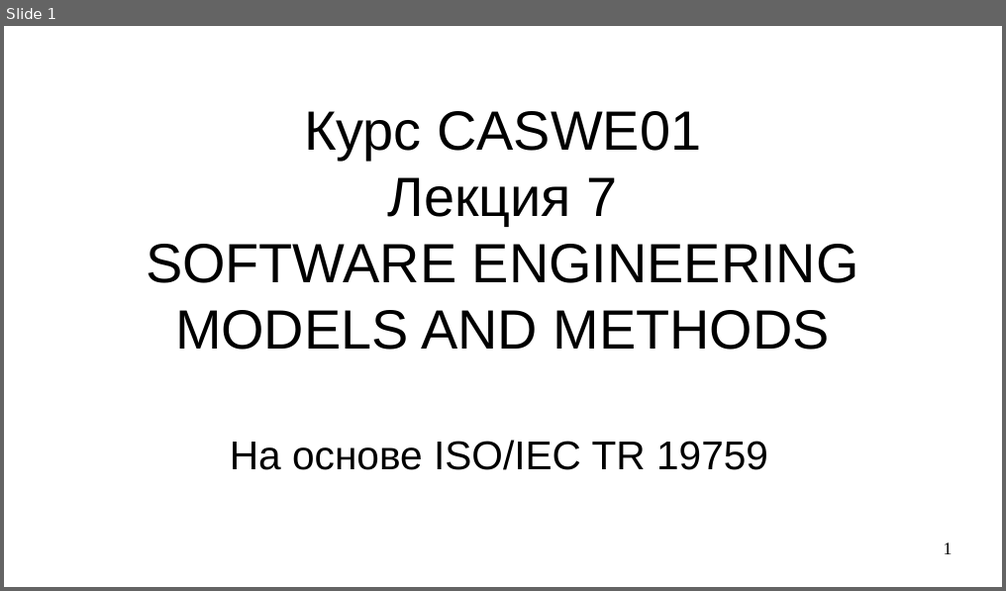
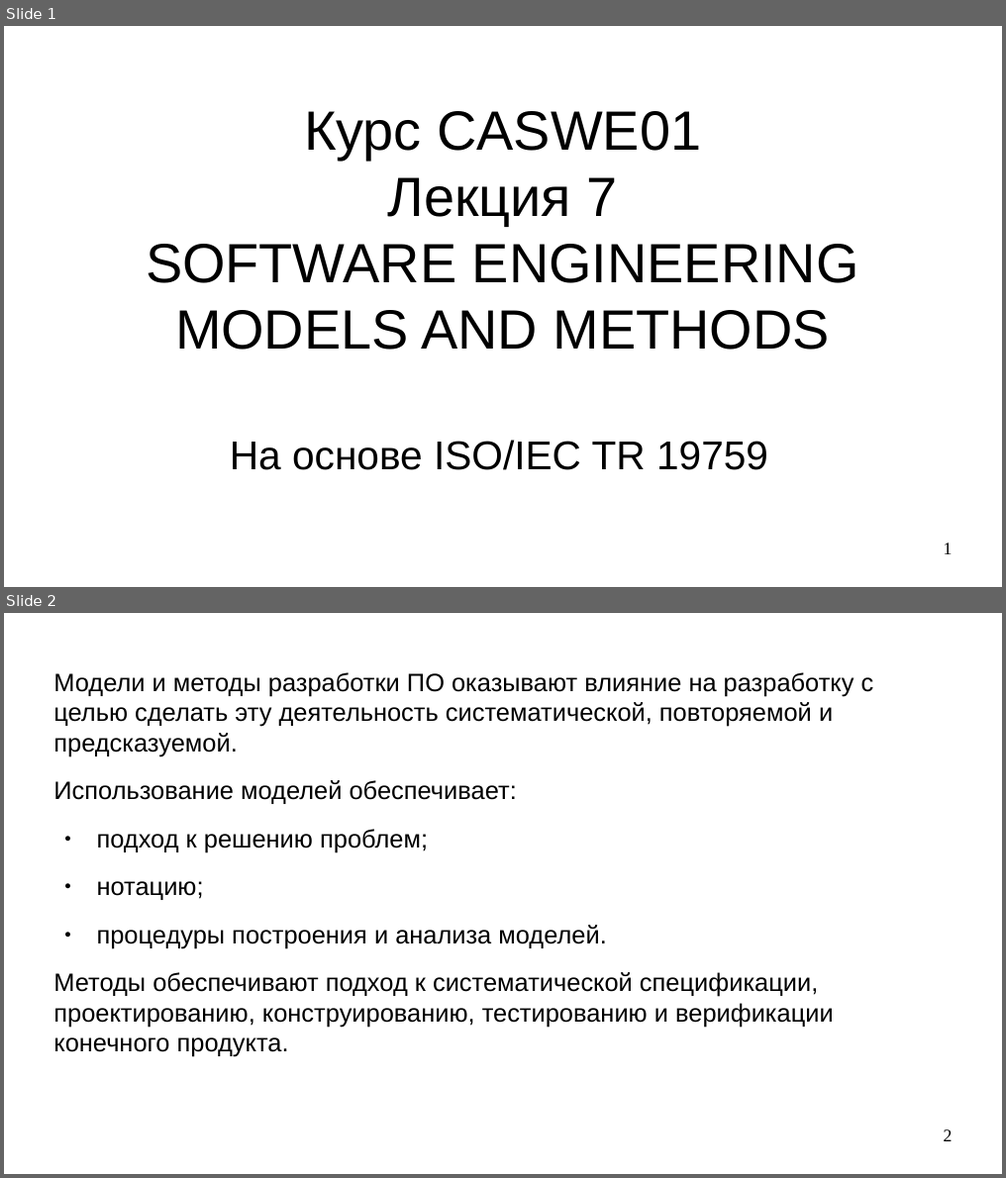
Before and after one commit to steelcraft/stud-lab, a slide deck: Лекции/CASWE01#L7.odp. Shown one above the other, each under a label of ours: slide 1 before the commit, slides 1 and 2 after it. The pictures are 1006x591 and 1006x1178 pixels, drawn with LibreOffice and Linux fonts; fonts in the diff are those of the drawing. Boxes give left, top, right and bottom in pixels: in the first picture for what was removed or moved away, otherwise in the second. Text is boxed around its words. In the diff, an @@ line names an element or a change of style, - is before the commit and + after.

Commit message:
Добавлено введение

```diff
--- a/Лекции/CASWE01#L7.odp
+++ b/Лекции/CASWE01#L7.odp
@@ slide 2 added at (4, 613, 1002, 1174), background #FFFFFF @@
@@ text added at (54, 672, 874, 1058), 20 pt, text #000000 @@
+Модели и методы разработки ПО оказывают влияние на разработку с целью сделать эту деятельность систематической, повторяемой и предсказуемой.
+Использование моделей обеспечивает:
+● подход к решению проблем;
+● нотацию;
+● процедуры построения и анализа моделей.
+Методы обеспечивают подход к систематической спецификации, проектированию, конструированию, тестированию и верификации конечного продукта.
@@ page number added at (944, 1130, 952, 1142), 14 pt, text #000000 @@
+2
```
